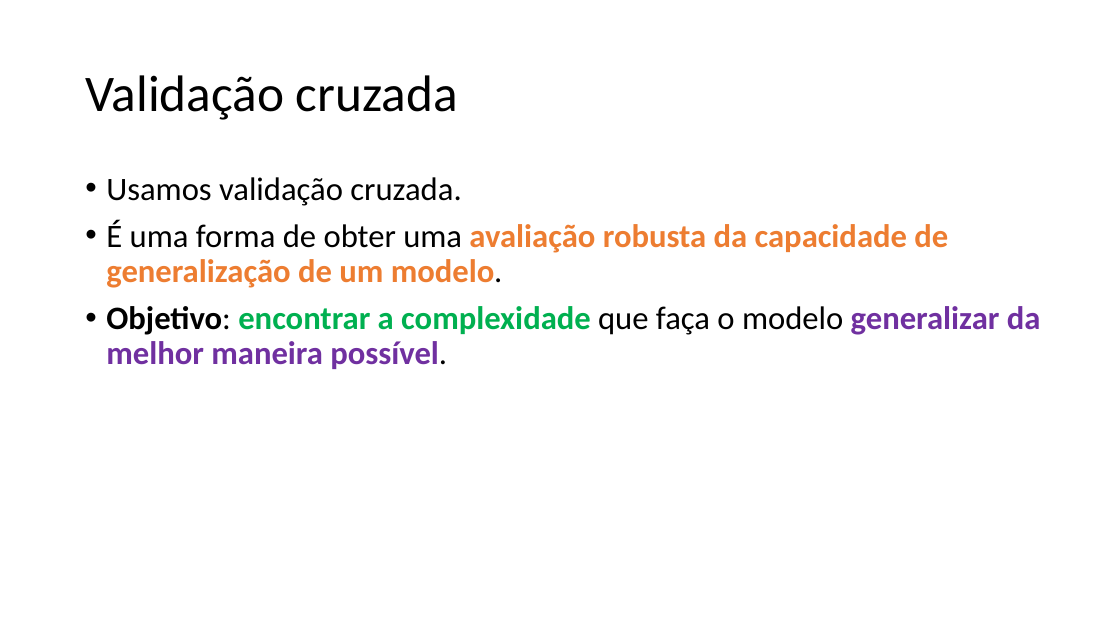
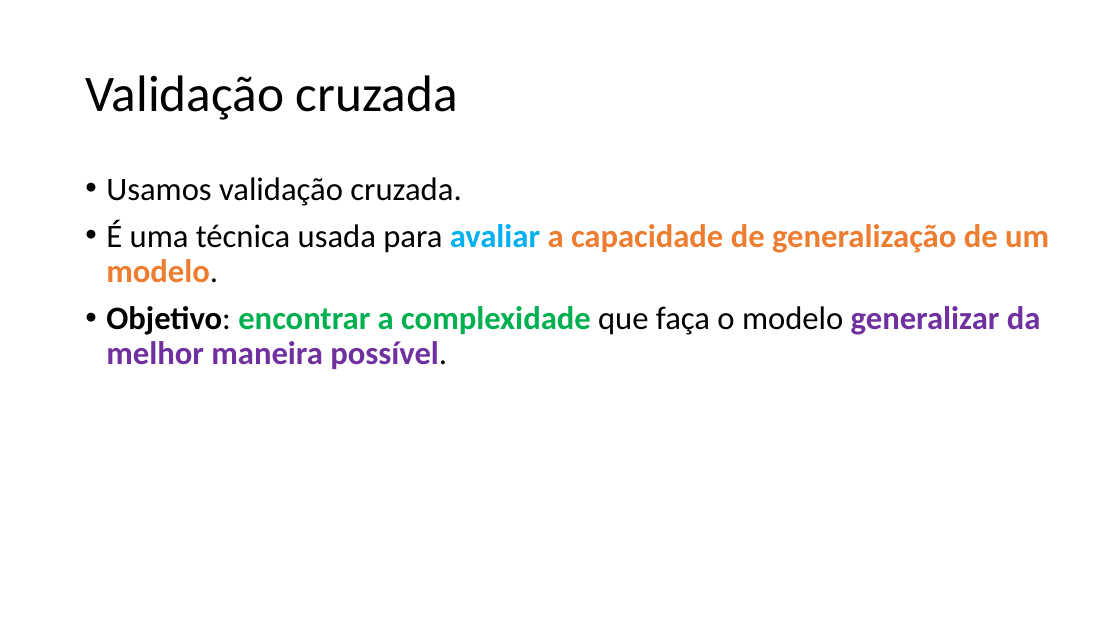
Before and after one commit to zz4fap/c24_inteligencia_artificial, a slide deck: slide 60 of slides/C24_Regressão.pptx. Drawn at 1120x630 pixels with LibreOffice and Linux fonts; fonts in the diff are those of the drawing. Boxes give left, top, right and bottom in pixels: in the first picture for what was removed or moved away, otherwise in the second. Text is boxed around its words. In the diff, an @@ line names an element or a change of style, - is before the commit and + after.

```diff
--- a/slides/C24_Regressão.pptx
+++ b/slides/C24_Regressão.pptx
@@ text at (106, 220, 1049, 283): text changed @@
-• É uma forma de obter uma avaliação robusta da capacidade de generalização de um modelo.
+• É uma técnica usada para avaliar a capacidade de generalização de um modelo.
```
Also in this commit, not shown: 20 other slides changed, 2 other files.
